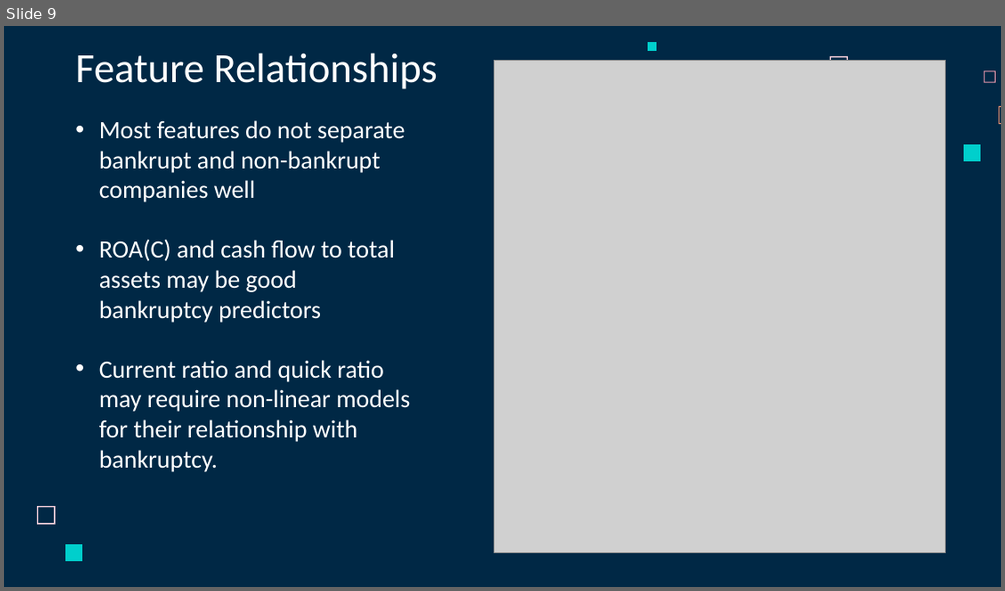
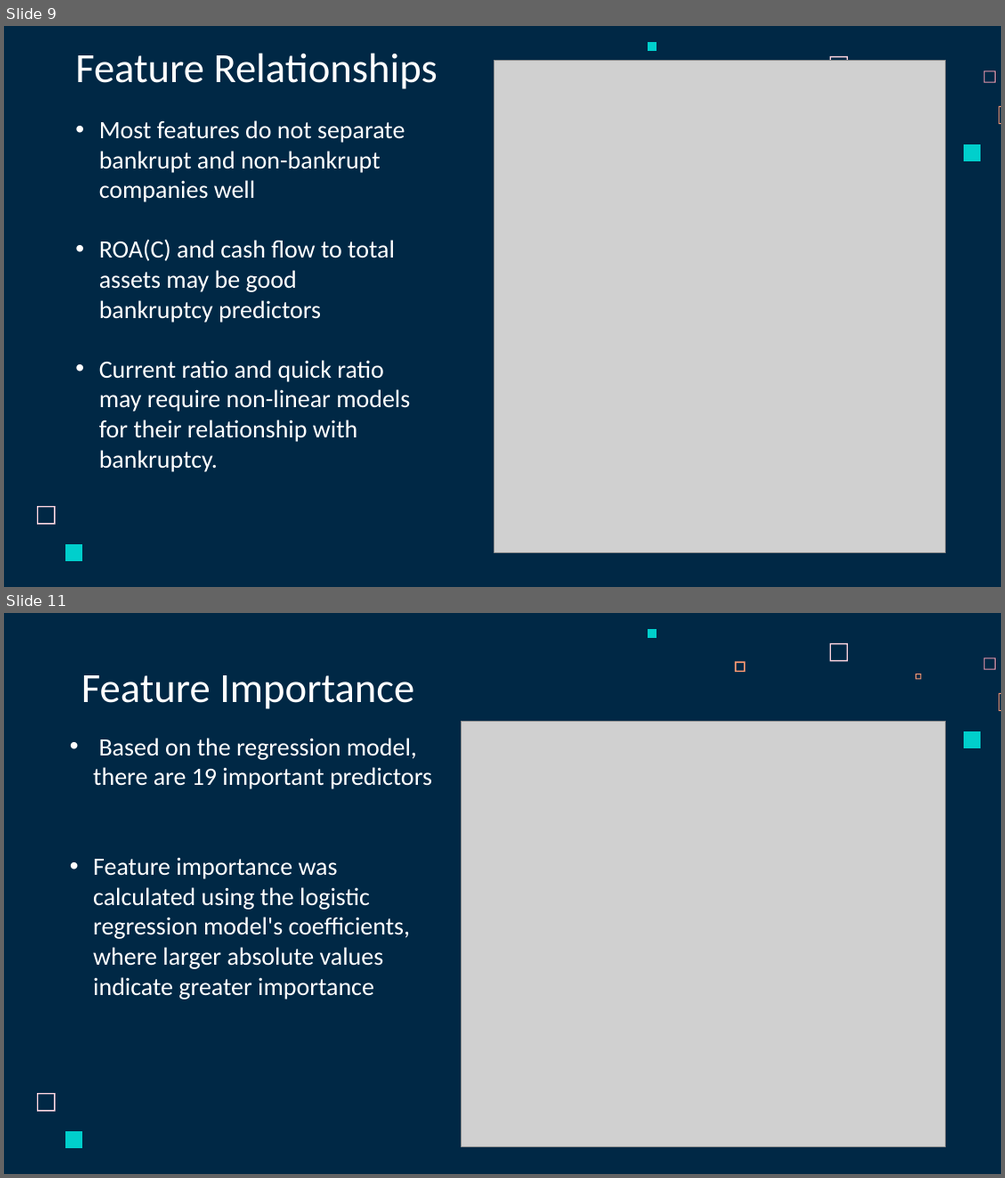
Before and after one commit to whoismanoj/Team8-Company-Bankruptcy-Prediction-Mini-Project-DSAI, a slide deck: SC1015 Project Slides.pptx. Shown one above the other, each under a label of ours: slide 9 before the commit, slides 9 and 11 after it; the slides between them are not shown. The pictures are 1005x591 and 1005x1178 pixels, drawn with LibreOffice and Linux fonts; fonts in the diff are those of the drawing; grey boxes stand for pictures. Boxes give left, top, right and bottom in pixels: in the first picture for what was removed or moved away, otherwise in the second. Text is boxed around its words. In the diff, an @@ line names an element or a change of style, - is before the commit and + after.

```diff
--- a/SC1015 Project Slides.pptx
+++ b/SC1015 Project Slides.pptx
@@ slide 11 added at (4,613,1001,1174), background #002845; not listed: 7 template elements that a slide beside it also shows @@
@@ freeform shape added at (735,662,744,672), fill #FF9973 @@
@@ title added at (81,675,414,709), 30 pt, text #FFFFFF @@
+Feature Importance
@@ freeform shape added at (915,674,921,680), fill #FF9973 @@
@@ text added at (93,738,432,999), 18 pt, text #FFFFFF @@
+• Based on the regression model, there are 19 important predictors
+• Feature importance was calculated using the logistic regression model's coefficients, where larger absolute values indicate greater importance
@@ picture added at (461,721,945,1146) @@
```
Also in this commit, not shown: 4 slides changed, 2 other slides added, 4 slides removed.
